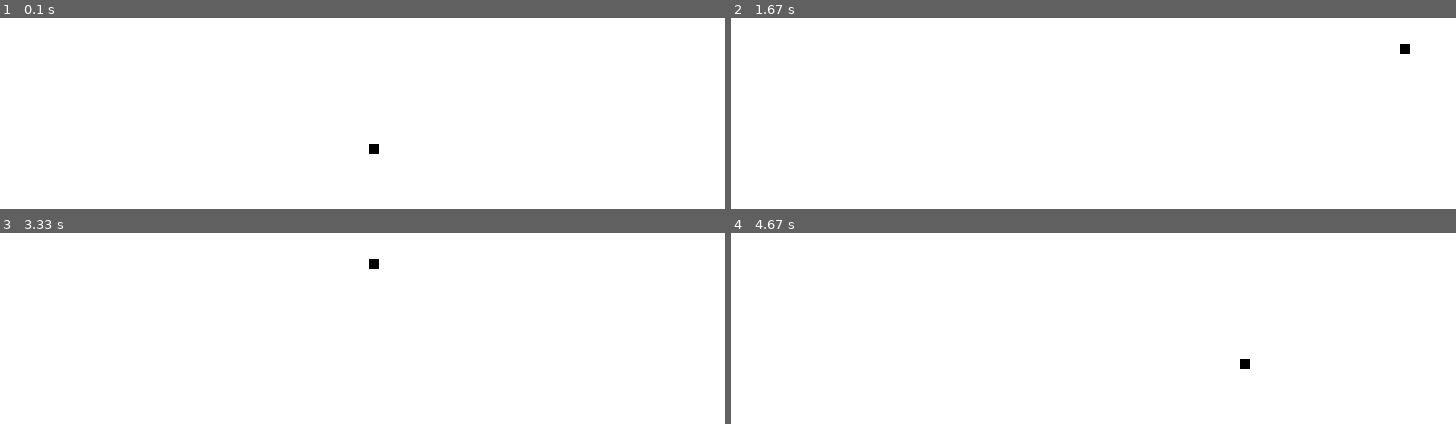
Above: before the commit, frames 1-4 (two rows, left to right).
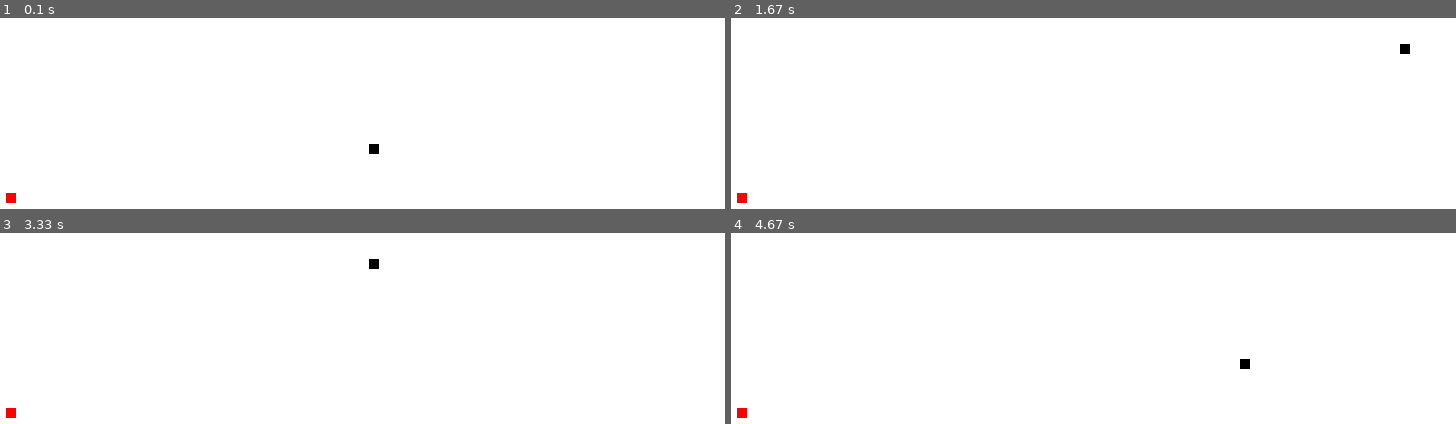
Above: after the commit, the same moments.

Repository: ravenusmc/Learn_Pygame
Game: pygame game, started from main.py
The game is run twice, just before and just after one commit, with the same random seed, the same clock (stepped at 60 frames per second) and the same inputs.
Inputs:
- Up to frame 1 (0.1 s): no input
- Up to frame 2 (1.67 s): hold Right 0.33-0.8 s; hold Up 0.83-1.13 s; hold Right 1.17-1.63 s
- Up to frame 3 (3.33 s): hold Left 1.67-2.2 s; hold Down 2.23-2.53 s; hold Left 2.57-2.97 s; hold Up from 3 s (still down)
- Up to frame 4 (4.67 s): release Up at 3.37 s; hold Right 3.4-4.03 s; hold Down 4.07-4.43 s; hold Left from 4.47 s (still down)

The runs differ from the first frame. In frame 1, less than 0.1% of the frame differs, in the area x 0-3%, y 91-97%; in frame 2, less than 0.1%; in frame 3, less than 0.1%; in frame 4, less than 0.1%.

Commit message:
added apple

Diff:
--- a/main.py
+++ b/main.py
@@ -1,5 +1,6 @@
 import pygame
 import time
+import random
 
 pygame.init()
 
@@ -13,8 +14,6 @@
 gameDisplay = pygame.display.set_mode((display_width,display_height))
 pygame.display.set_caption('Slither')
 
-
-
 clock = pygame.time.Clock()
 
 block_size = 10
@@ -27,6 +26,7 @@
     screen_text = font.render(msg, True, color)
     gameDisplay.blit(screen_text, [display_width/2, display_height/2])
 
+#main game function
 def gameLoop():
 
     gameExit = False
@@ -37,6 +37,9 @@
 
     lead_x_change = 0
     lead_y_change = 0
+
+    randAppleX = random.randrange(0, display_width - block_size)
+    randAppleY = random.randrange(0, display_height - block_size)
 
     while not gameExit:
 
@@ -78,6 +81,7 @@
         lead_x += lead_x_change
         lead_y += lead_y_change
         gameDisplay.fill(white)
+        pygame.draw.rect(gameDisplay, red, [randAppleX , randAppleY, block_size, block_size])
         pygame.draw.rect(gameDisplay, black, [lead_x,lead_y, block_size, block_size])
         pygame.display.update()
 
